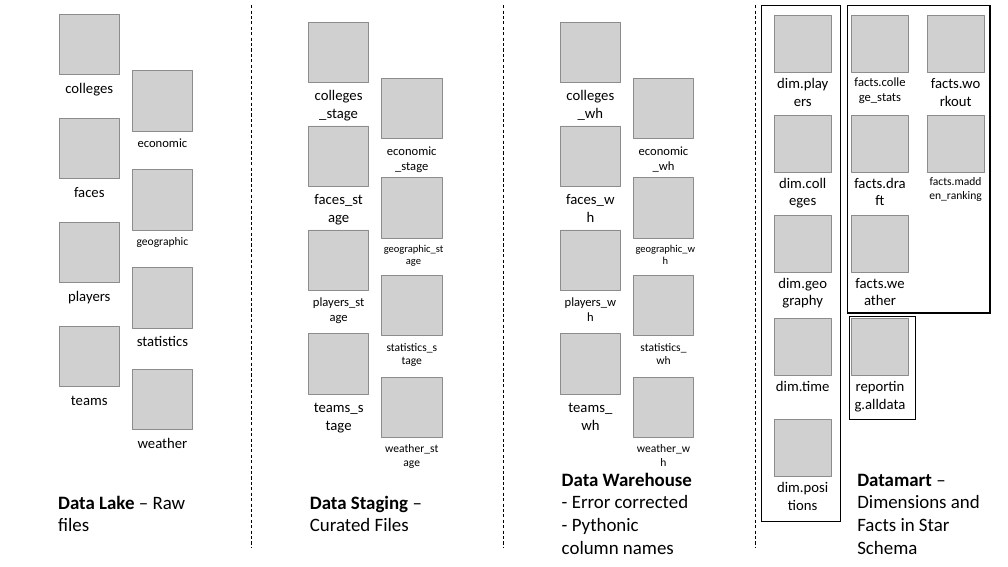
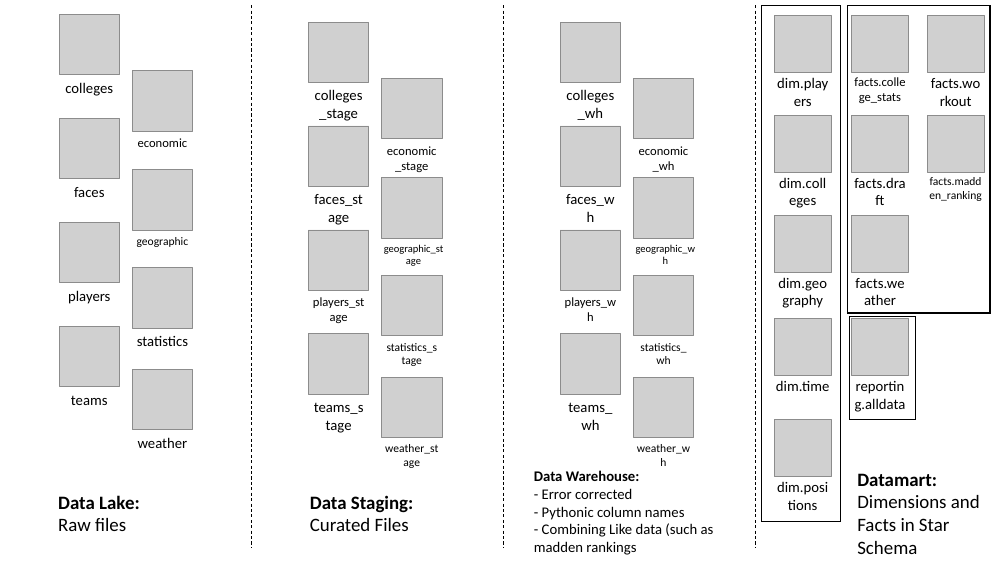
Before and after one commit to mmcelhan/nfl_capstone, a slide deck: slide 2 of diagrams/data_architecture.pptx. Drawn at 1008x567 pixels with LibreOffice and Linux fonts; fonts in the diff are those of the drawing; grey boxes stand for pictures. Boxes give left, top, right and bottom in pixels: in the first picture for what was removed or moved away, otherwise in the second. Text is boxed around its words. In the diff, an @@ line names an element or a change of style, - is before the commit and + after.

```diff
--- a/diagrams/data_architecture.pptx
+++ b/diagrams/data_architecture.pptx
@@ text "Data Warehouse:": place and size @@
-text "Data Warehouse:" at box(562, 472, 692, 554)
+text "Data Warehouse:" at box(534, 470, 714, 555)
@@ text at box(534, 470, 640, 499): text changed; size 18 to 14 pt @@
-Data Warehouse - Error corrected
+Data Warehouse:
+- Error corrected
@@ text at box(857, 473, 980, 554): text changed @@
-Datamart – Dimensions and Facts in Star Schema
+Datamart: Dimensions and Facts in Star Schema
@@ text at box(58, 495, 140, 531): text changed; bold on @@
-Data Lake – Raw files
+Data Lake:
+Raw files
@@ text at box(310, 495, 413, 531): text changed; bold on @@
-Data Staging – Curated Files
+Data Staging: Curated Files
@@ text at box(542, 506, 685, 520): size 18 to 14 pt in "- Pythonic column names" @@
@@ text at box(534, 523, 714, 555): paragraph added @@
+- Combining Like data (such as madden rankings
```
Also in this commit, not shown: 11 other files.
